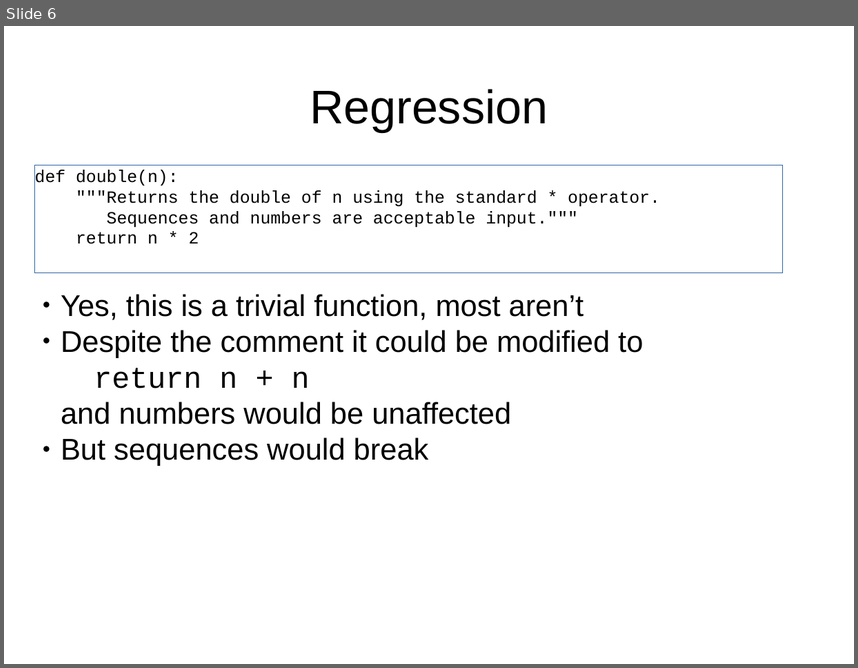
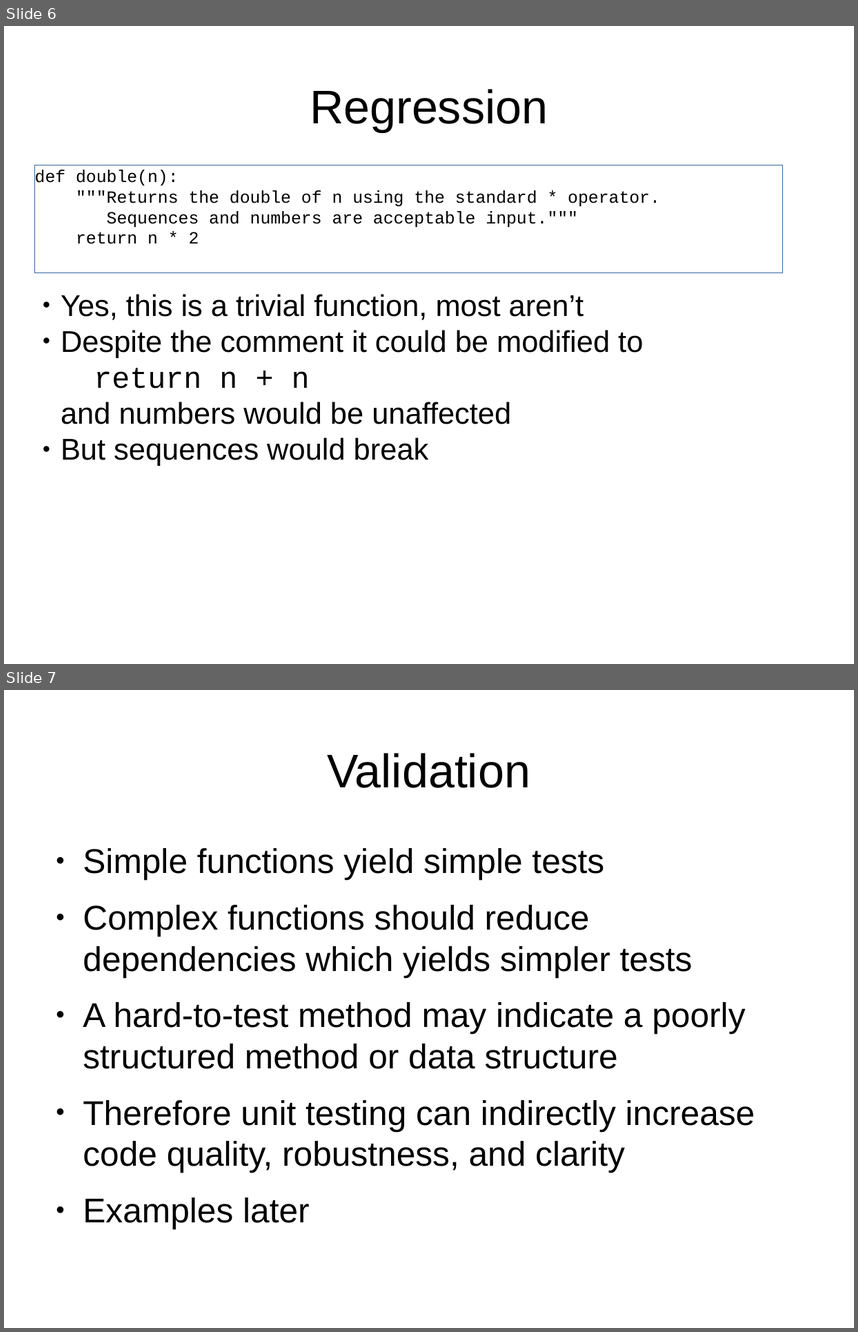
Before and after one commit to mwartell/unittest, a slide deck: unit-testing.odp. Shown one above the other, each under a label of ours: slide 6 before the commit, slides 6 and 7 after it. The pictures are 858x668 and 858x1332 pixels, drawn with LibreOffice and Linux fonts; fonts in the diff are those of the drawing. Boxes give left, top, right and bottom in pixels: in the first picture for what was removed or moved away, otherwise in the second. Text is boxed around its words. In the diff, an @@ line names an element or a change of style, - is before the commit and + after.

```diff
--- a/unit-testing.odp
+++ b/unit-testing.odp
@@ slide 7 added at (x1=4, y1=690, x2=854, y2=1328), background #FFFFFF @@
@@ title added at (x1=327, y1=753, x2=530, y2=788), 44 pt, text #000000 @@
+Validation
@@ text added at (x1=83, y1=848, x2=755, y2=1223), 32 pt, text #000000 @@
+● Simple functions yield simple tests
+● Complex functions should reduce dependencies which yields simpler tests
+● A hard-to-test method may indicate a poorly structured method or data structure
+● Therefore unit testing can indirectly increase code quality, robustness, and clarity
+● Examples later
```
Also in this commit, not shown: 2 slides changed, 1 other slide added, 1 other file.
